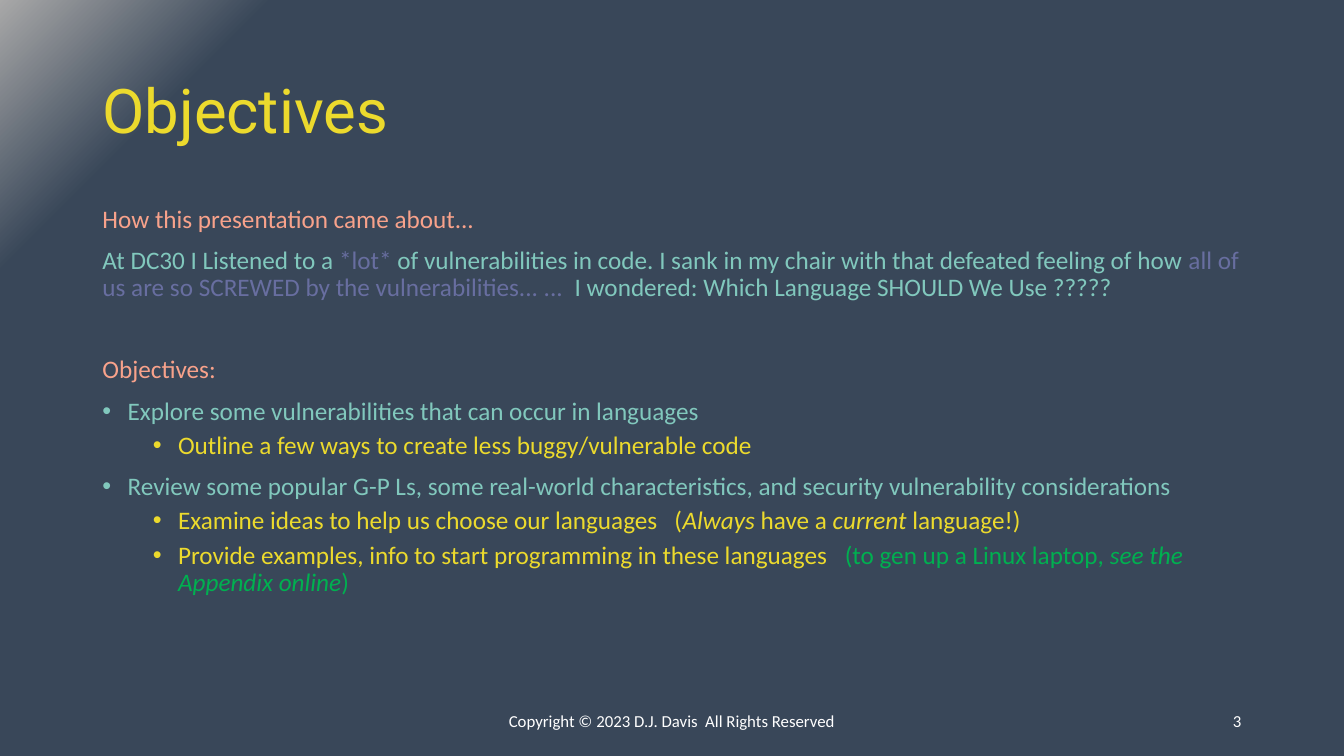
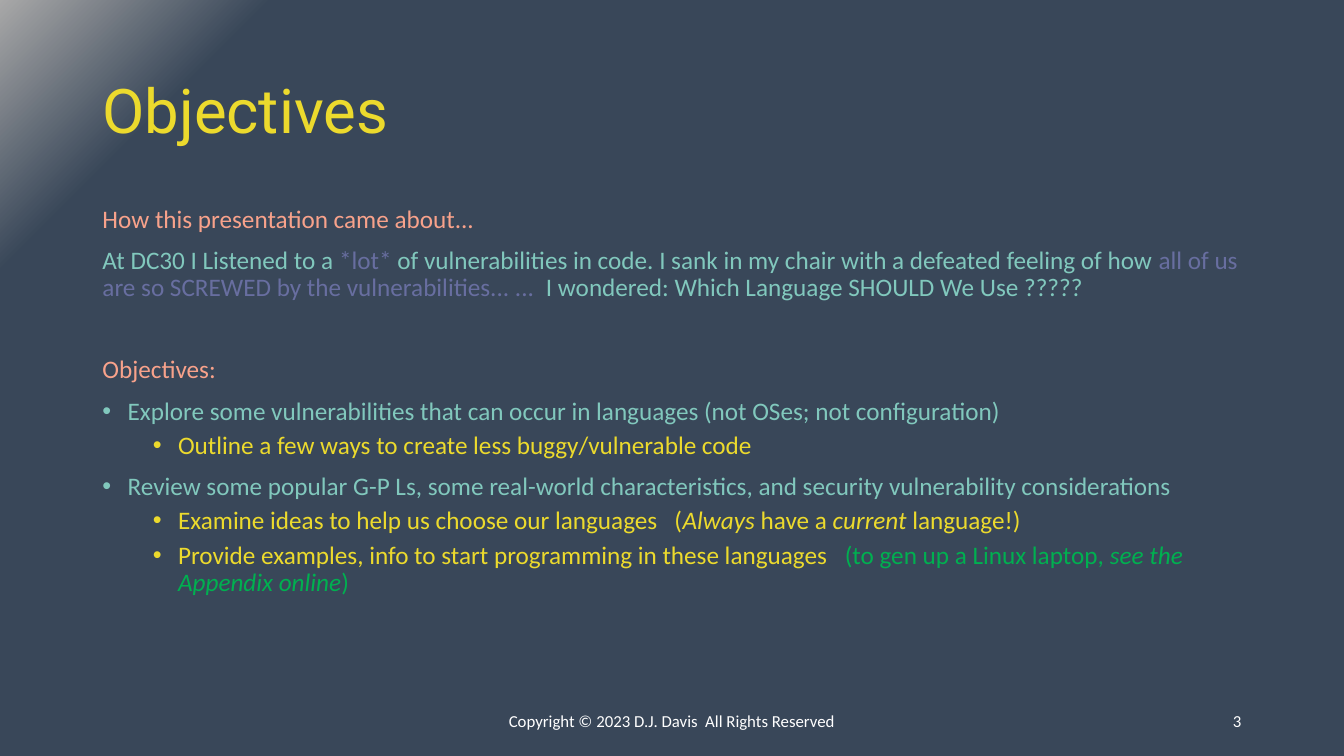
Before and after one commit to ipv3/DC31-BIC, a slide deck: slide 3 of Presentation.pptx. Drawn at 1344x756 pixels with LibreOffice and Linux fonts; fonts in the diff are those of the drawing. Boxes give left, top, right and bottom in pixels: in the first picture for what was removed or moved away, otherwise in the second. Text is boxed around its words. In the diff, an @@ line names an element or a change of style, - is before the commit and + after.

```diff
--- a/Presentation.pptx
+++ b/Presentation.pptx
@@ text at bbox=[102, 251, 1238, 300]: text changed @@
-At DC30 I Listened to a *lot* of vulnerabilities in code. I sank in my chair with that defeated feeling of how all of us are so SCREWED by the vulnerabilities... ... I wondered: Which Language SHOULD We Use ?????
+At DC30 I Listened to a *lot* of vulnerabilities in code. I sank in my chair with a defeated feeling of how all of us are so SCREWED by the vulnerabilities... ... I wondered: Which Language SHOULD We Use ?????
@@ text at bbox=[128, 402, 999, 424]: text changed @@
-• Explore some vulnerabilities that can occur in languages
+• Explore some vulnerabilities that can occur in languages (not OSes; not configuration)
```
Also in this commit, not shown: 9 other slides changed.
